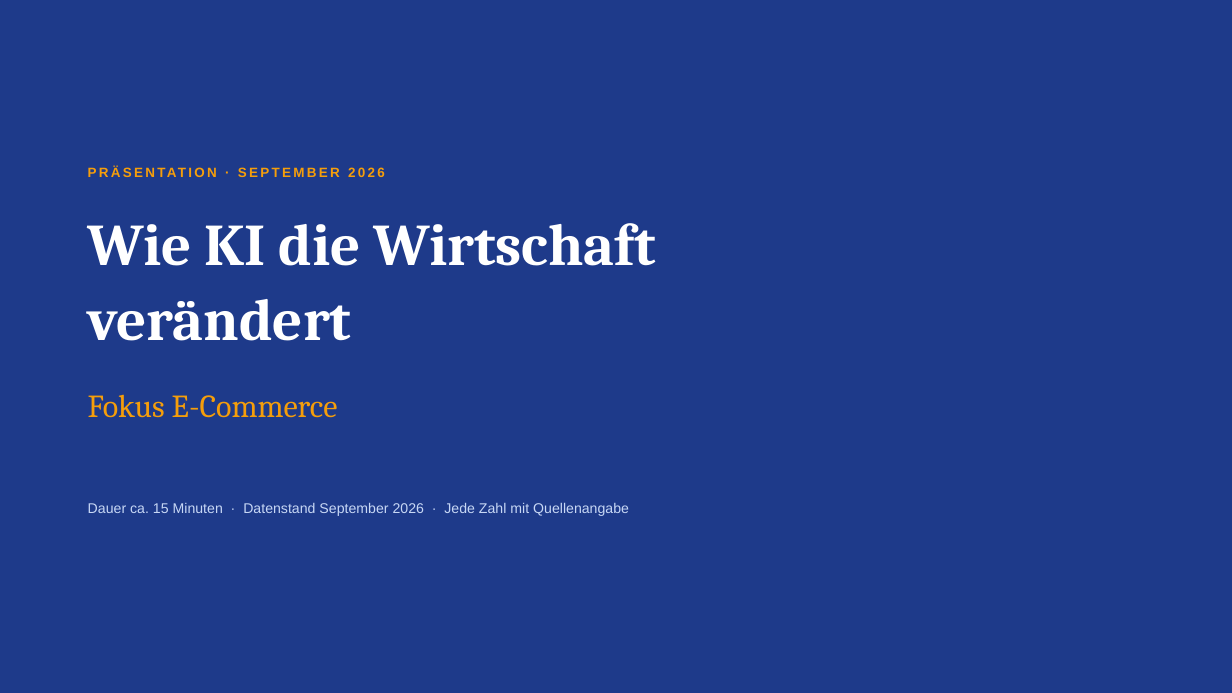
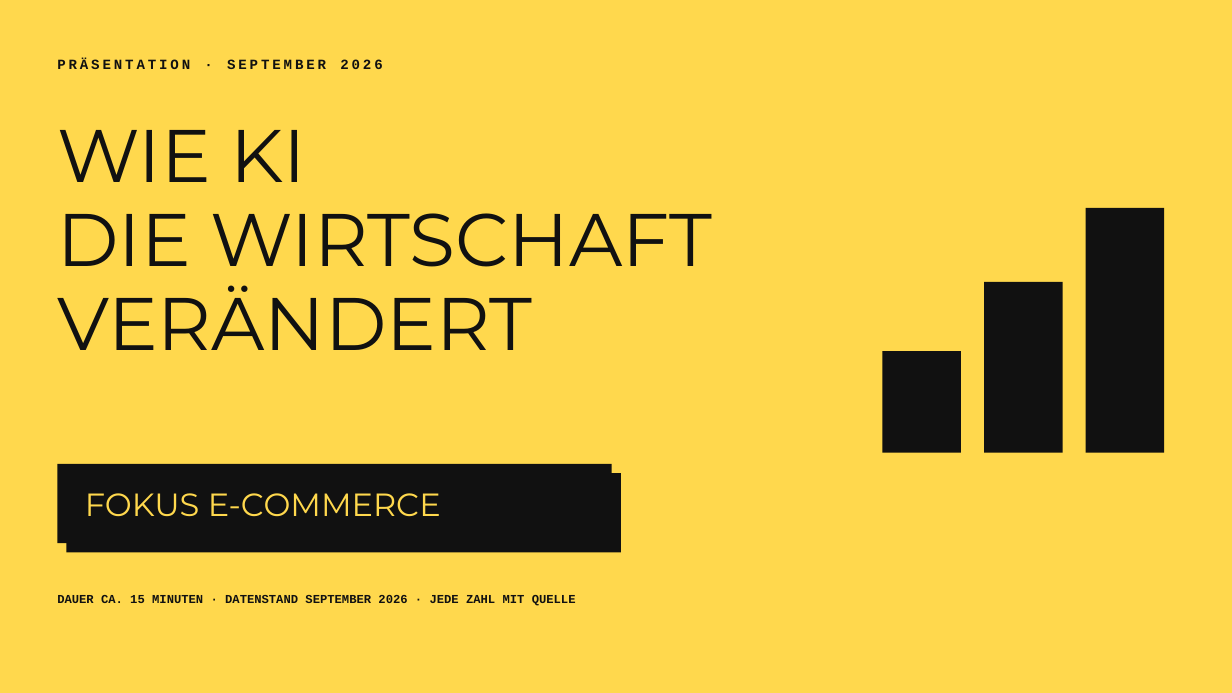
Before and after one commit to Akheyo/Youman-automation, a slide deck: slide 1 of praesentationen/ki-e-commerce/KI-und-E-Commerce.pptx. Drawn at 1232x693 pixels with LibreOffice and Linux fonts; fonts in the diff are those of the drawing; background and template pictures are left out. Boxes give left, top, right and bottom in pixels: in the first picture for what was removed or moved away, otherwise in the second. Text is boxed around its words. In the diff, an @@ line names an element or a change of style, - is before the commit and + after.

```diff
--- a/praesentationen/ki-e-commerce/KI-und-E-Commerce.pptx
+++ b/praesentationen/ki-e-commerce/KI-und-E-Commerce.pptx
@@ background picture (left out) to #FFD84D @@
@@ text "PRÄSENTATION · SEPTEMBER 2026" moved from (x1=88, y1=159, x2=781, y2=185) to (x1=57, y1=59, x2=382, y2=69) @@
@@ text "PRÄSENTATION · SEPTEMBER 2026" at (x1=57, y1=59, x2=382, y2=69): size 10.5 to 11 pt, font Arial to Courier New, text colour #F59E0B to #111111, letter spacing 1.8 to 2.2 pt @@
@@ text at (x1=57, y1=130, x2=712, y2=350): text changed; size 46 to 58 pt; font Cambria to Montserrat; text colour #FFFFFF to #111111; bold off @@
-Wie KI die Wirtschaft
-verändert
+WIE KI
+DIE WIRTSCHAFT
+VERÄNDERT
@@ rectangle added at (x1=1086, y1=208, x2=1165, y2=453), fill #111111 @@
@@ rectangle added at (x1=984, y1=282, x2=1063, y2=453), fill #111111 @@
@@ rectangle added at (x1=883, y1=351, x2=961, y2=453), fill #111111 @@
@@ rectangle added at (x1=57, y1=464, x2=612, y2=543), fill #111111 @@
@@ rectangle added at (x1=67, y1=473, x2=621, y2=553), fill #111111 @@
@@ text at (x1=85, y1=493, x2=441, y2=516): text changed; font Cambria to Montserrat; text colour #F59E0B to #FFD84D @@
-Fokus E-Commerce
+FOKUS E-COMMERCE
@@ text at (x1=57, y1=595, x2=576, y2=606): text changed; size 11 to 9.5 pt; font Arial to Courier New; text colour #C7D7F5 to #111111; bold on @@
-Dauer ca. 15 Minuten · Datenstand September 2026 · Jede Zahl mit Quellenangabe
+DAUER CA. 15 MINUTEN · DATENSTAND SEPTEMBER 2026 · JEDE ZAHL MIT QUELLE
```
Also in this commit, not shown: 14 other slides changed, 5 other files.
